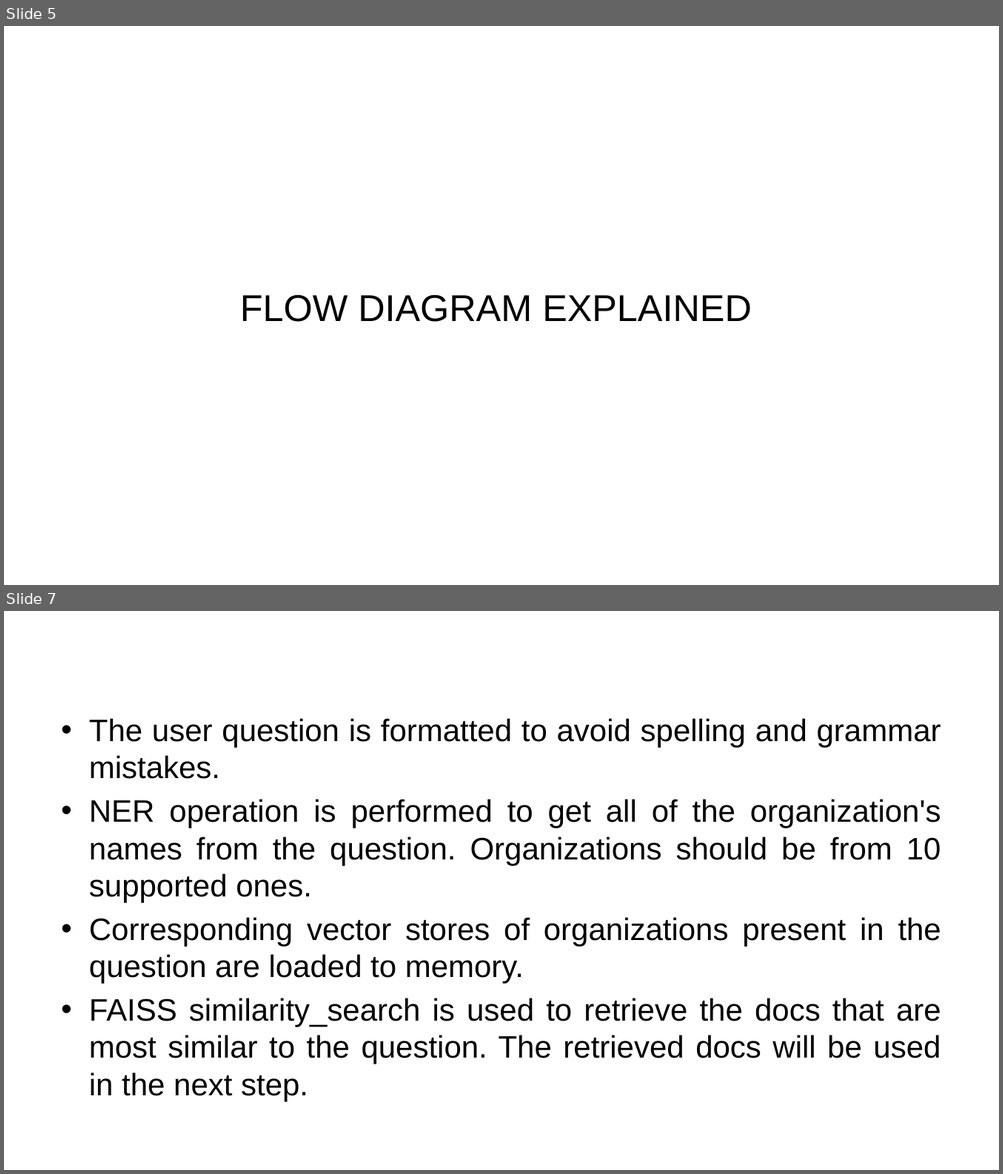
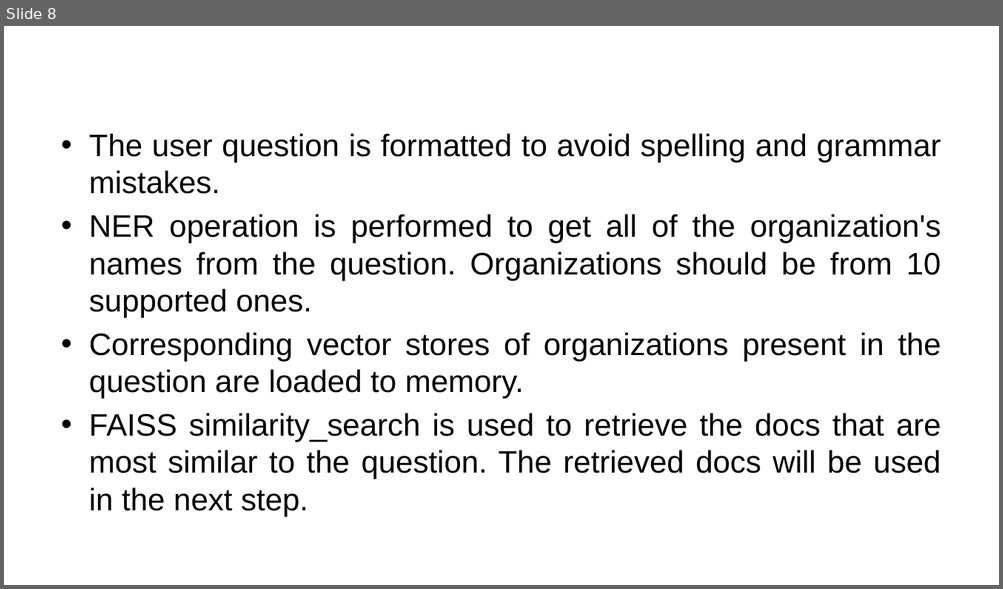
Before and after one commit to rgkannan676/Financial_Q-A_Chatbot, a slide deck: Kannan_QA_Chatbot_Assignment.pptx. Shown one above the other, each under a label of ours: slides 5 and 7 before the commit, slide 8 after it; the slides between them are not shown. The pictures are 1003x1174 and 1003x589 pixels, drawn with LibreOffice and Linux fonts; fonts in the diff are those of the drawing; background and template pictures are left out. Boxes give left, top, right and bottom in pixels: in the first picture for what was removed or moved away, otherwise in the second. Text is boxed around its words. In the diff, an @@ line names an element or a change of style, - is before the commit and + after.

```diff
--- a/Kannan_QA_Chatbot_Assignment.pptx
+++ b/Kannan_QA_Chatbot_Assignment.pptx
@@ slide 5 removed at <box>4,26,999,585</box>, background picture (left out) @@
@@ text removed at <box>240,295,751,322</box> @@
-FLOW DIAGRAM EXPLAINED
@@ what was slide 7 is now slide 8 @@
```
Also in this commit, not shown: 6 slides changed, 4 slides added.
